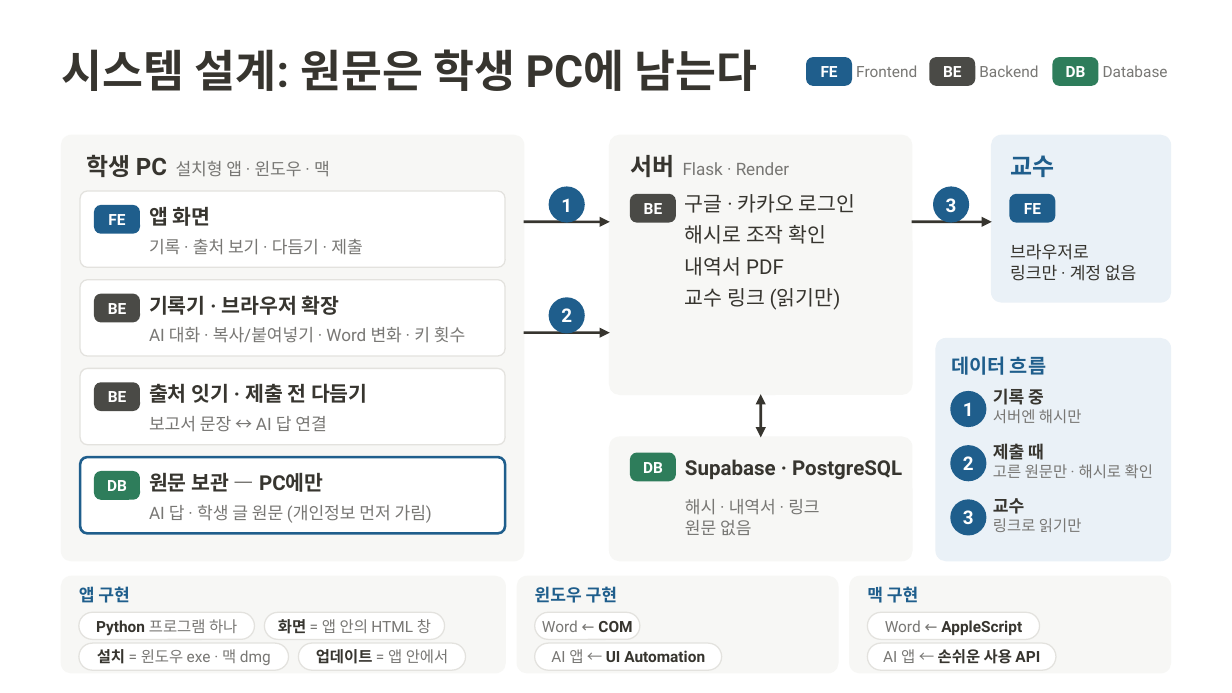
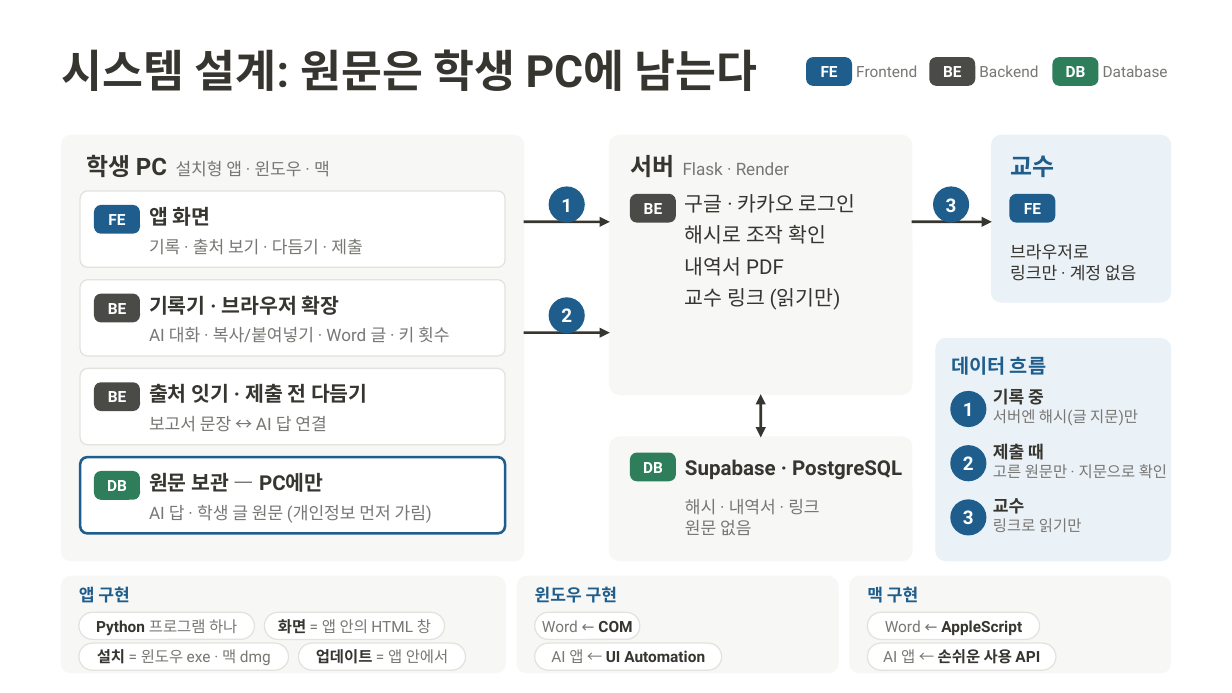
Before and after one commit to 20233014-KYH/trace, a slide deck: slide 4 of deck/중간발표_김용현.pptx. Drawn at 1232x693 pixels with LibreOffice and Linux fonts; fonts in the diff are those of the drawing. Boxes give left, top, right and bottom in pixels: in the first picture for what was removed or moved away, otherwise in the second. Text is boxed around its words. In the diff, an @@ line names an element or a change of style, - is before the commit and + after.

```diff
--- a/deck/중간발표_김용현.pptx
+++ b/deck/중간발표_김용현.pptx
@@ text at box(149, 327, 449, 343): text changed @@
-AI 대화 · 복사/붙여넣기 · Word 변화 · 키 횟수
+AI 대화 · 복사/붙여넣기 · Word 글 · 키 횟수
@@ text at box(993, 409, 1138, 425): text changed @@
-서버엔 해시만
+서버엔 해시(글 지문)만
@@ text at box(993, 464, 1167, 478): text changed @@
-고른 원문만 · 해시로 확인
+고른 원문만 · 지문으로 확인
```
Also in this commit, not shown: 3 other slides changed, 5 other files.
